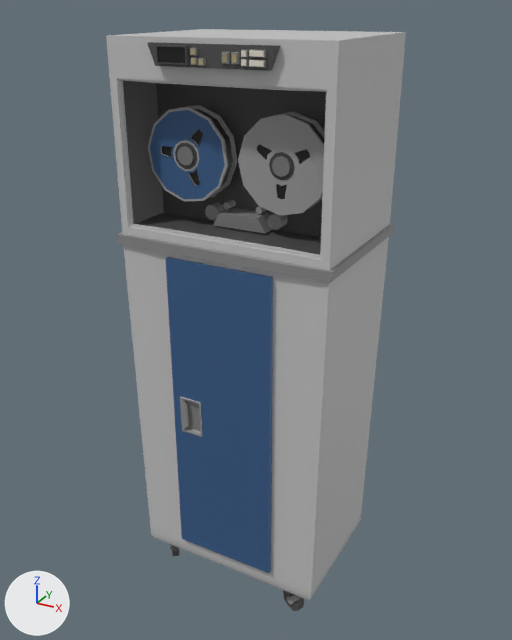
One commit to the FBX model Prototype/Assets/Prefab/Import/Office Machine_2.fbx: the scene before it, then after it.
Rendered twice from a 50 mm lens placed at (2.47, -2.91, 2.27), pointed at (1.23, -0.66, 1.15). The lights are fixed; the arrows at lower left show +X, +Y and +Z. Where no turn or scale is listed for an object, it has been applied to the vertices.
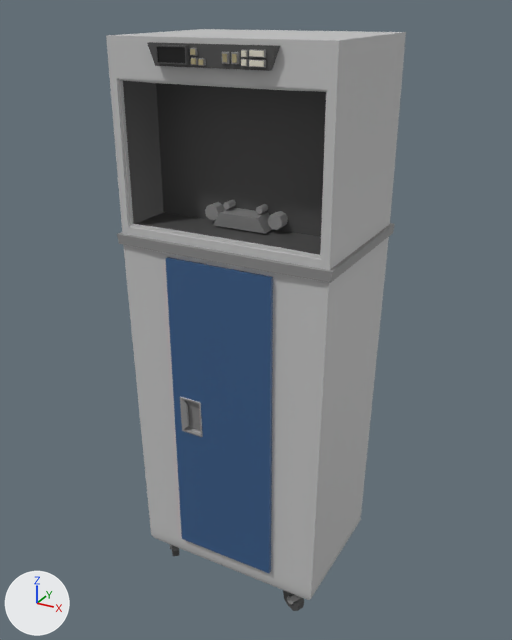
The newer file is also turned or shifted as a whole; pictures and numbers use the older file's frame.

Changed parts and their boxes [x1, y1, x2, y2] in the pictures (512 x 640 px):
'Cylinder.000', moved (not visible afterwards): before [238, 111, 325, 216]
'Cylinder.001', moved (not visible afterwards): before [148, 105, 237, 202]

The edits, one by one:
Object 'Cylinder.000' (ob_cylinder_000) moves from (1.44, -0.834, 1.811) to (1.258, -0.837, 0.524).
Object 'Cylinder.001' (ob_cylinder_001) moves from (1.073, -0.834, 1.811) to (1.258, -0.837, 0.524).
